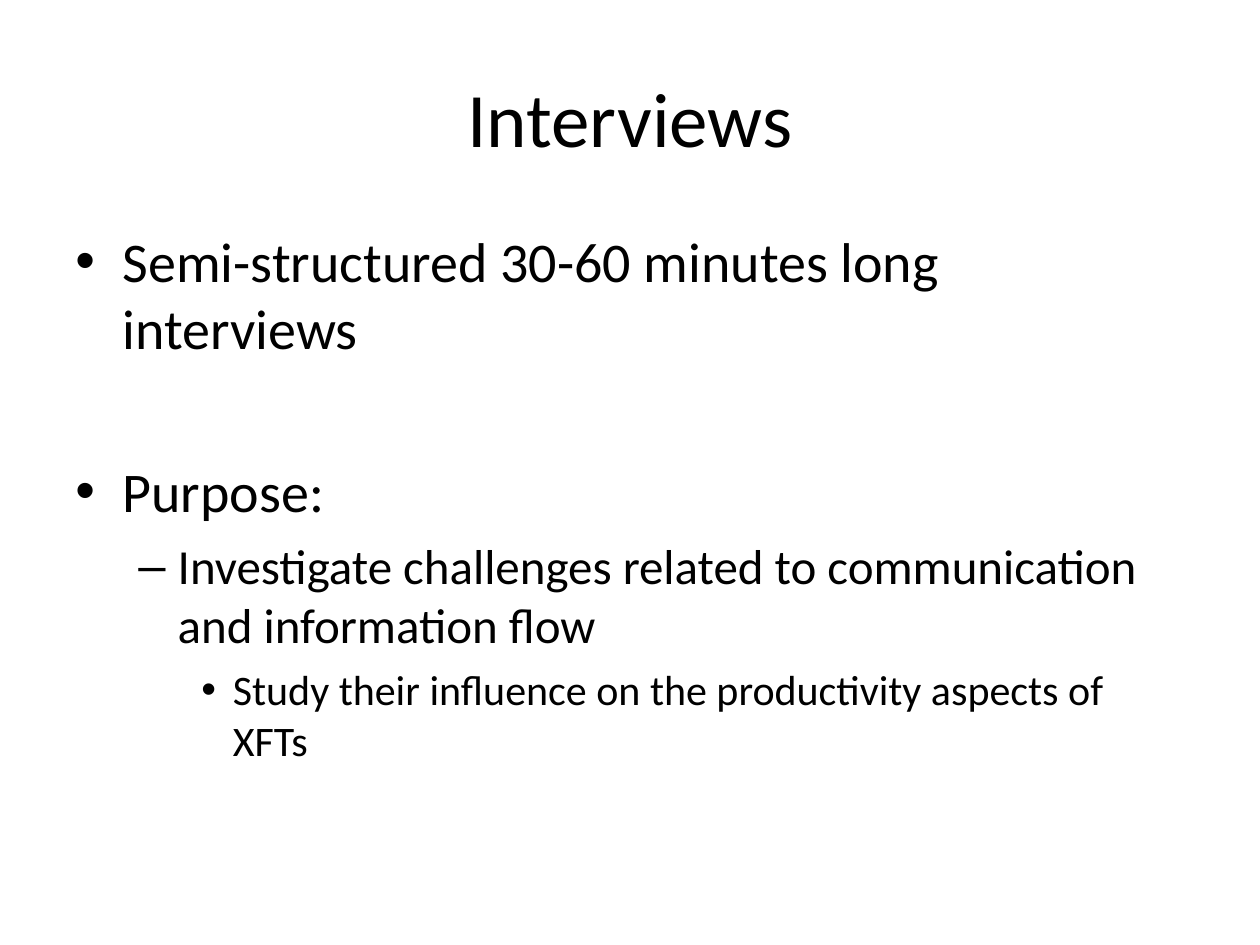
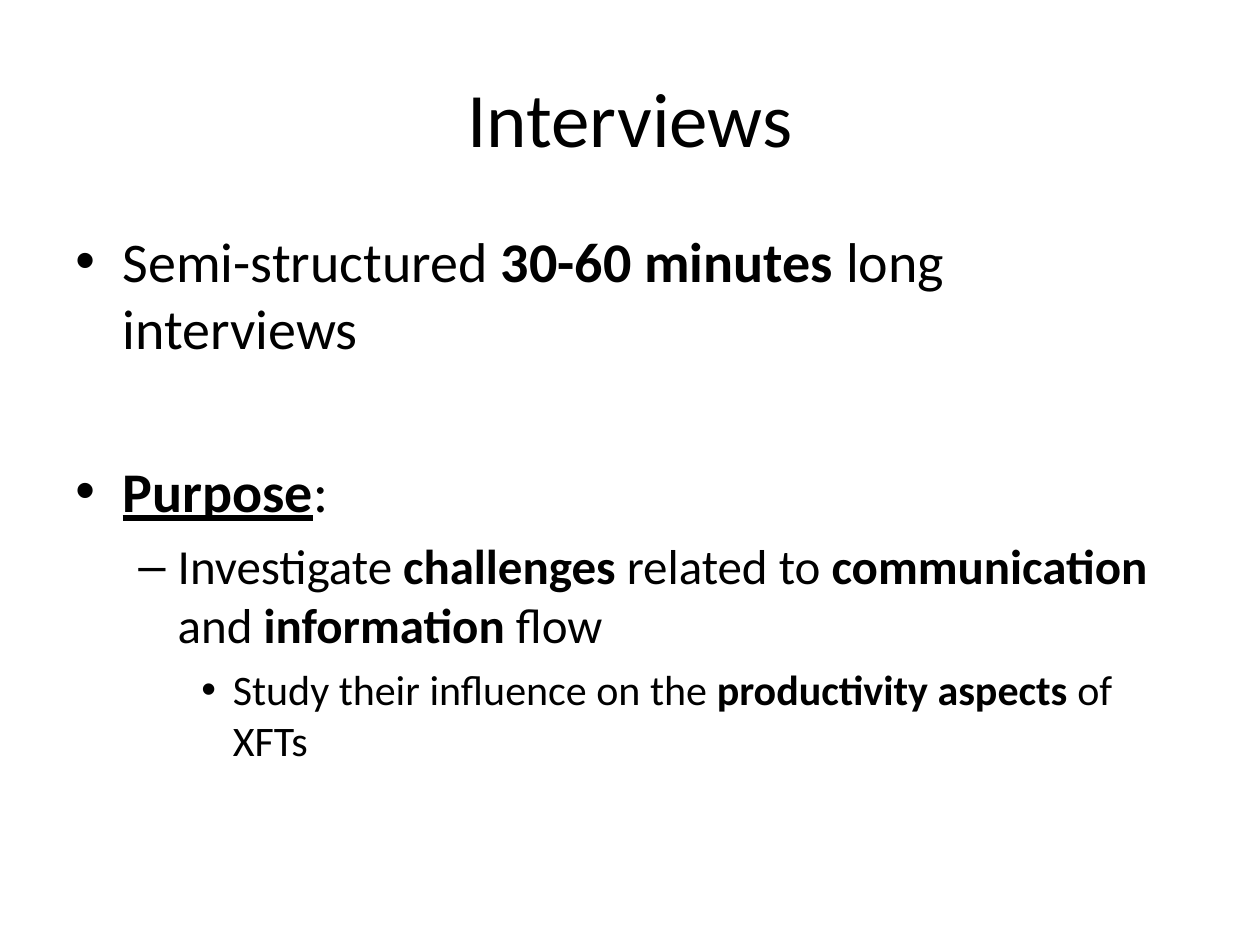
Before and after one commit to tdeekens/msc-thesis, a slide deck: slide 12 of presentations/thesis-presentation-ericsson/Information and Communication in an Agile Environment.ppt. Drawn at 1260x945 pixels with LibreOffice and Linux fonts; fonts in the diff are those of the drawing. Boxes give left, top, right and bottom in pixels: in the first picture for what was removed or moved away, otherwise in the second. Text is boxed around its words. In the diff, an @@ line names an element or a change of style, - is before the commit and + after.

```diff
--- a/presentations/thesis-presentation-ericsson/Information and Communication in an Agile Environment.ppt
+++ b/presentations/thesis-presentation-ericsson/Information and Communication in an Agile Environment.ppt
@@ text "Semi-structured 30-60 minutes long interviews" at (123, 242, 1148, 757): bold on in "30-60 minutes", "Purpose:", "challenges communication information", "productivity aspects"; underline on in "Purpose:" @@
```
Also in this commit, not shown: 5 other slides changed, 3 slides added, 4 slides removed, 1 other file.
